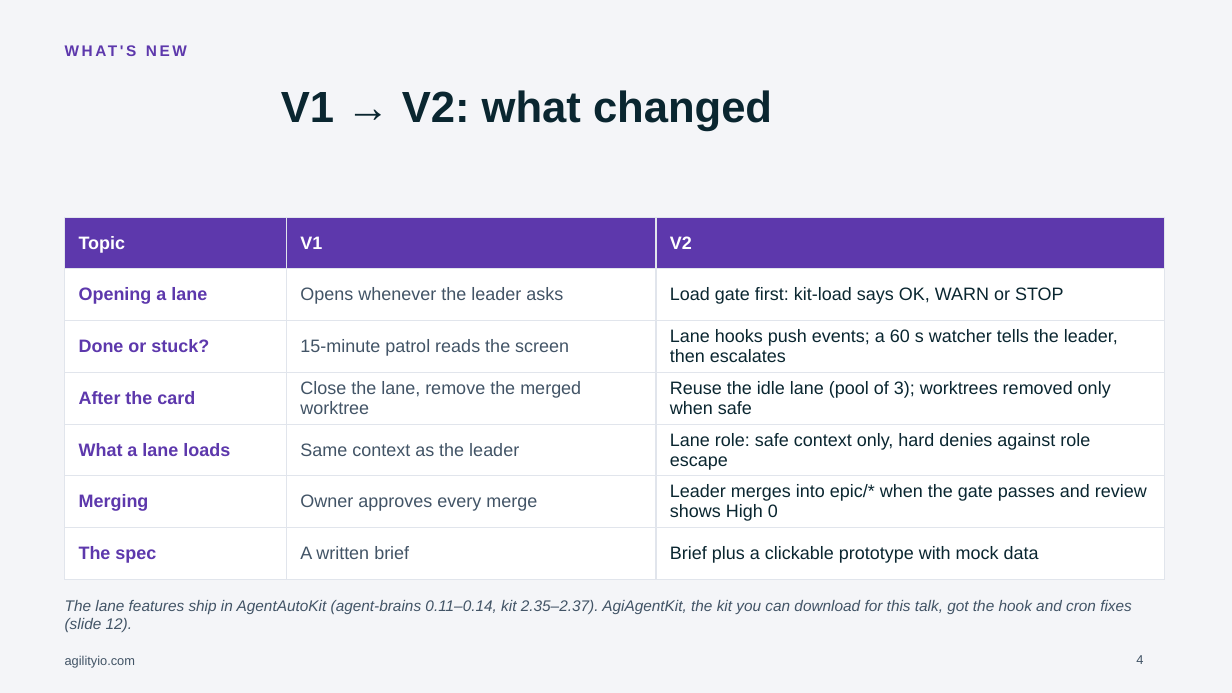
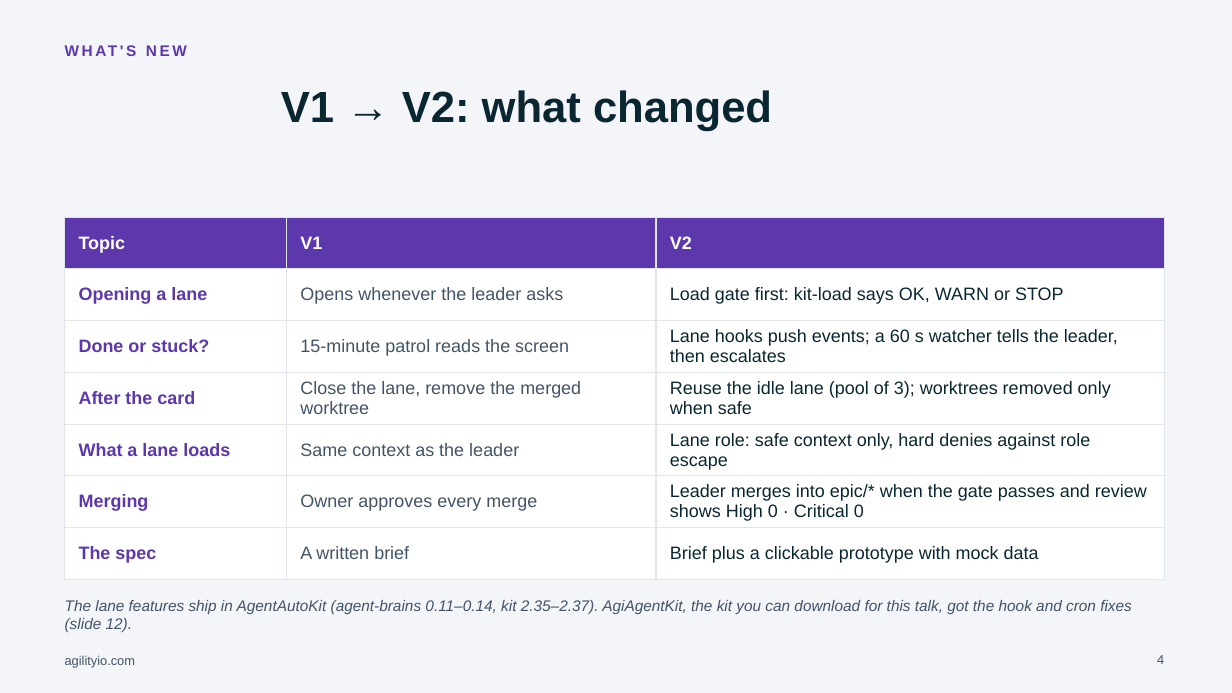
Before and after one commit to trungungtoan-agilityio/AgiAgentKit, a slide deck: slide 4 of docs/talk/v2/Session-Superadvisor-V2-AgilityIO.pptx. Drawn at 1232x693 pixels with LibreOffice and Linux fonts; fonts in the diff are those of the drawing; background and template pictures are left out. Boxes give left, top, right and bottom in pixels: in the first picture for what was removed or moved away, otherwise in the second. Text is boxed around its words. In the diff, an @@ line names an element or a change of style, - is before the commit and + after.

```diff
--- a/docs/talk/v2/Session-Superadvisor-V2-AgilityIO.pptx
+++ b/docs/talk/v2/Session-Superadvisor-V2-AgilityIO.pptx
@@ table at bbox=[65, 217, 1165, 567] @@
-row 6, column 3: Leader merges into epic/* when the gate passes and review shows High 0
+row 6, column 3: Leader merges into epic/* when the gate passes and review shows High 0 · Critical 0
@@ page number at bbox=[1157, 655, 1164, 664]: alignment left to right @@
```
Also in this commit, not shown: 2 other slides changed, 10 other files.
